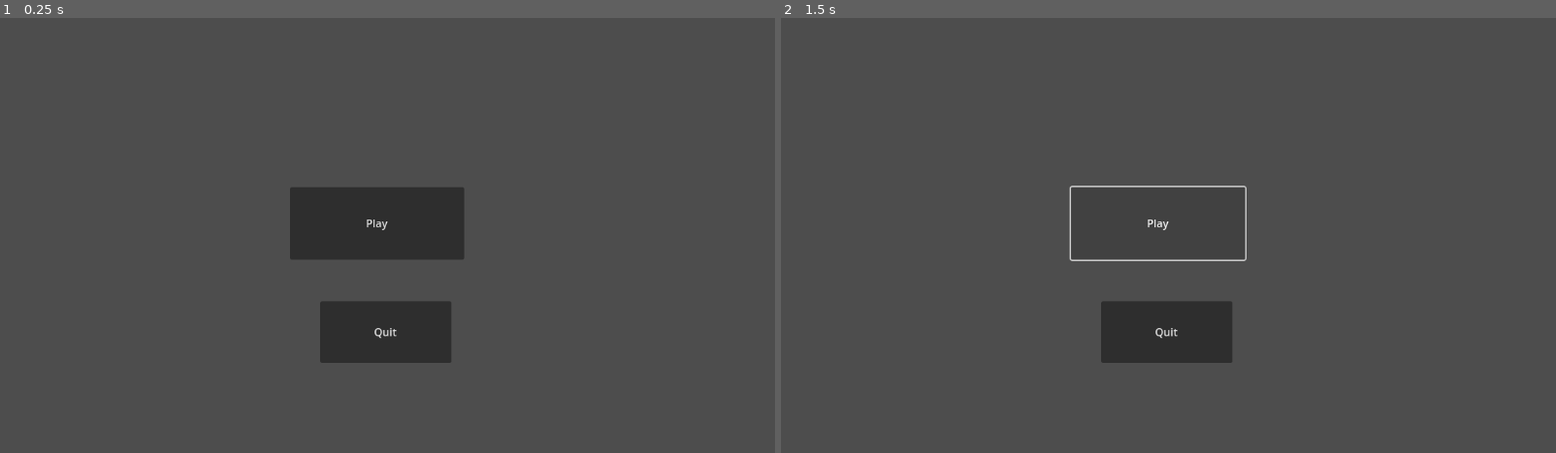
Above: before the commit, frames 1-2 (left to right).
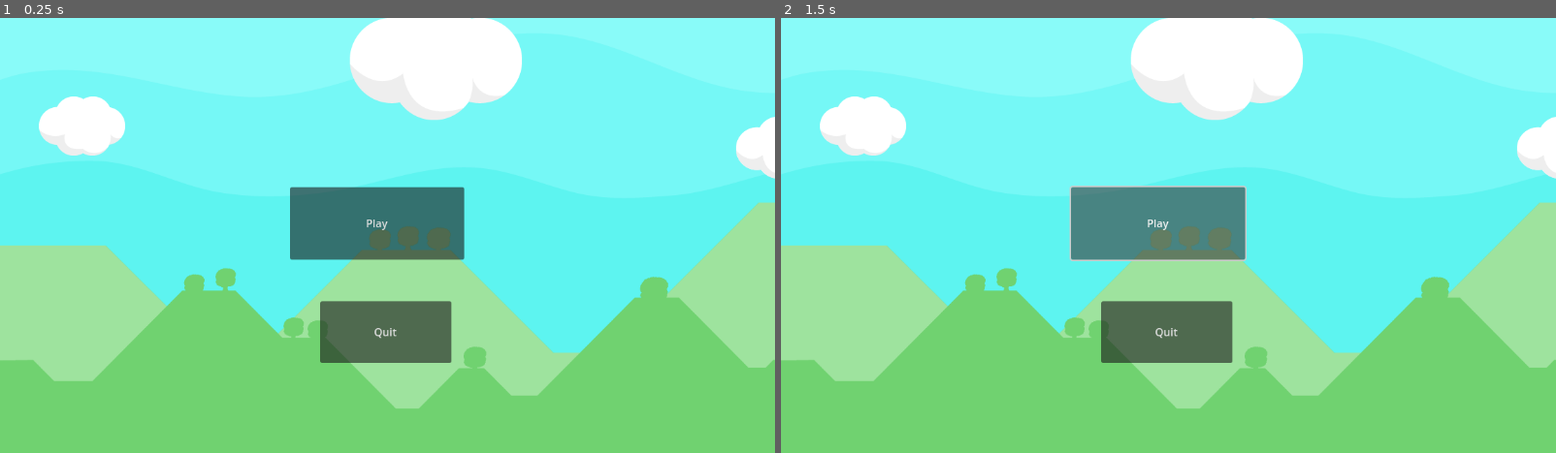
Above: after the commit, the same moments.

Repository: qaif/quantum-games-hackathon-2023
Game: Godot game, scene res://menu.tscn
Two runs of this game, one before a commit and one after it. Both use one fixed random seed, a clock stepped at 60 frames per second and the inputs below.
Inputs:
- Up to frame 1 (0.25 s): no input
- Up to frame 2 (1.5 s): click "Play" at 0.5 s; click "Play" at 1.25 s

The runs differ from the first frame. In frame 1, 100% of the frame differs, in the area x 0-100%, y 0-100%; in frame 2, 100%.

Commit message:
add background scene

Diff:
--- /dev/null
+++ b/bg.tscn
@@ -0,0 +1,94 @@
+[gd_scene load_steps=8 format=3 uid="uid://ckd405sesybep"]
+
+[ext_resource type="Texture2D" uid="uid://butlwk7s6ceod" path="res://resources/background/png/1920x1080/All/Sky.png" id="1_aufxf"]
+[ext_resource type="Texture2D" uid="uid://b3vt51et53qil" path="res://resources/background/png/Clouds/128x128/Cloud_2.png" id="2_jyqdi"]
+[ext_resource type="Texture2D" uid="uid://bercs1sj1rt3n" path="res://resources/background/png/Clouds/128x128/Cloud_1.png" id="3_np32a"]
+[ext_resource type="Texture2D" uid="uid://b70w07obyyfwm" path="res://resources/background/png/Clouds/256x256/Cloud_1.png" id="4_m2aqb"]
+[ext_resource type="Texture2D" uid="uid://b72sjjamxcteg" path="res://resources/background/png/Clouds/256x256/Cloud_2.png" id="5_tmhhf"]
+[ext_resource type="Texture2D" uid="uid://dgpevkhnaavm" path="res://resources/background/png/1920x1080/All/Hills_2.png" id="6_6gso0"]
+[ext_resource type="Texture2D" uid="uid://bfupfvpjp3fot" path="res://resources/background/png/1920x1080/All/Hills_1.png" id="7_n8xyu"]
+
+[node name="bg" type="ParallaxBackground"]
+
+[node name="ParallaxSky" type="ParallaxLayer" parent="."]
+
+[node name="Sky" type="Sprite2D" parent="ParallaxSky"]
+position = Vector2(869, 406)
+texture = ExtResource("1_aufxf")
+
+[node name="Cloud2" type="Sprite2D" parent="ParallaxSky"]
+position = Vector2(122, 161)
+texture = ExtResource("2_jyqdi")
+
+[node name="Cloud1" type="Sprite2D" parent="ParallaxSky"]
+position = Vector2(1158, 193)
+texture = ExtResource("3_np32a")
+
+[node name="Cloud3" type="Sprite2D" parent="ParallaxSky"]
+position = Vector2(648, 60)
+texture = ExtResource("4_m2aqb")
+
+[node name="Sky2" type="Sprite2D" parent="ParallaxSky"]
+position = Vector2(2789, 406)
+texture = ExtResource("1_aufxf")
+
+[node name="Cloud4" type="Sprite2D" parent="ParallaxSky"]
+position = Vector2(1671, 114)
+texture = ExtResource("2_jyqdi")
+
+[node name="Cloud5" type="Sprite2D" parent="ParallaxSky"]
+position = Vector2(2243, 251)
+texture = ExtResource("5_tmhhf")
+
+[node name="Cloud6" type="Sprite2D" parent="ParallaxSky"]
+position = Vector2(2883, 211)
+texture = ExtResource("3_np32a")
+
+[node name="Cloud8" type="Sprite2D" parent="ParallaxSky"]
+position = Vector2(3625, 275)
+texture = ExtResource("3_np32a")
+
+[node name="Cloud7" type="Sprite2D" parent="ParallaxSky"]
+position = Vector2(3193, 92)
+texture = ExtResource("2_jyqdi")
+
+[node name="ParallaxRearHills" type="ParallaxLayer" parent="."]
+position = Vector2(559, -127)
+
+[node name="Hills2" type="Sprite2D" parent="ParallaxRearHills"]
+position = Vector2(-223, 419)
+scale = Vector2(0.85, 0.85)
+texture = ExtResource("6_6gso0")
+
+[node name="Hills3" type="Sprite2D" parent="ParallaxRearHills"]
+position = Vector2(1409, 420)
+scale = Vector2(0.85, 0.85)
+texture = ExtResource("6_6gso0")
+
+[node name="Hills4" type="Sprite2D" parent="ParallaxRearHills"]
+position = Vector2(3020, 421)
+scale = Vector2(0.838032, 0.838032)
+texture = ExtResource("6_6gso0")
+
+[node name="ParallaxFrontHills" type="ParallaxLayer" parent="."]
+position = Vector2(559, -127)
+
+[node name="Hills1" type="Sprite2D" parent="ParallaxFrontHills"]
+position = Vector2(15.1109, 462.5)
+scale = Vector2(0.599074, 0.599074)
+texture = ExtResource("7_n8xyu")
+
+[node name="Hills2" type="Sprite2D" parent="ParallaxFrontHills"]
+position = Vector2(1165, 462)
+scale = Vector2(0.599074, 0.599074)
+texture = ExtResource("7_n8xyu")
+
+[node name="Hills3" type="Sprite2D" parent="ParallaxFrontHills"]
+position = Vector2(2315, 462)
+scale = Vector2(0.599074, 0.599074)
+texture = ExtResource("7_n8xyu")
+
+[node name="Hills4" type="Sprite2D" parent="ParallaxFrontHills"]
+position = Vector2(3465, 463)
+scale = Vector2(0.599074, 0.599074)
+texture = ExtResource("7_n8xyu")
--- a/menu.tscn
+++ b/menu.tscn
@@ -1,4 +1,6 @@
-[gd_scene format=3 uid="uid://brun0jh2tal5d"]
+[gd_scene load_steps=2 format=3 uid="uid://brun0jh2tal5d"]
+
+[ext_resource type="PackedScene" uid="uid://ckd405sesybep" path="res://bg.tscn" id="1_g0psv"]
 
 [node name="Menu" type="Node2D"]
 
@@ -15,3 +17,5 @@
 offset_right = 671.0
 offset_bottom = 514.0
 text = "Quit"
+
+[node name="bg" parent="." instance=ExtResource("1_g0psv")]
Binary file added: resources/background/png/1920x1080/All/Hills_1.png
Not shown, added: resources/background/png/1920x1080/All/Hills_1.png.import
Binary file added: resources/background/png/1920x1080/All/Hills_2.png
Not shown, added: resources/background/png/1920x1080/All/Hills_2.png.import
Binary file added: resources/background/png/1920x1080/All/Mountain_1.png
Not shown, added: resources/background/png/1920x1080/All/Mountain_1.png.import
Binary file added: resources/background/png/1920x1080/All/Mountain_2.png
Not shown, added: resources/background/png/1920x1080/All/Mountain_2.png.import
Binary file added: resources/background/png/1920x1080/All/Mountain_3.png
Not shown, added: resources/background/png/1920x1080/All/Mountain_3.png.import
Binary file added: resources/background/png/1920x1080/All/Mountain_4.png
Not shown, added: resources/background/png/1920x1080/All/Mountain_4.png.import
(and 32 more such lines)
